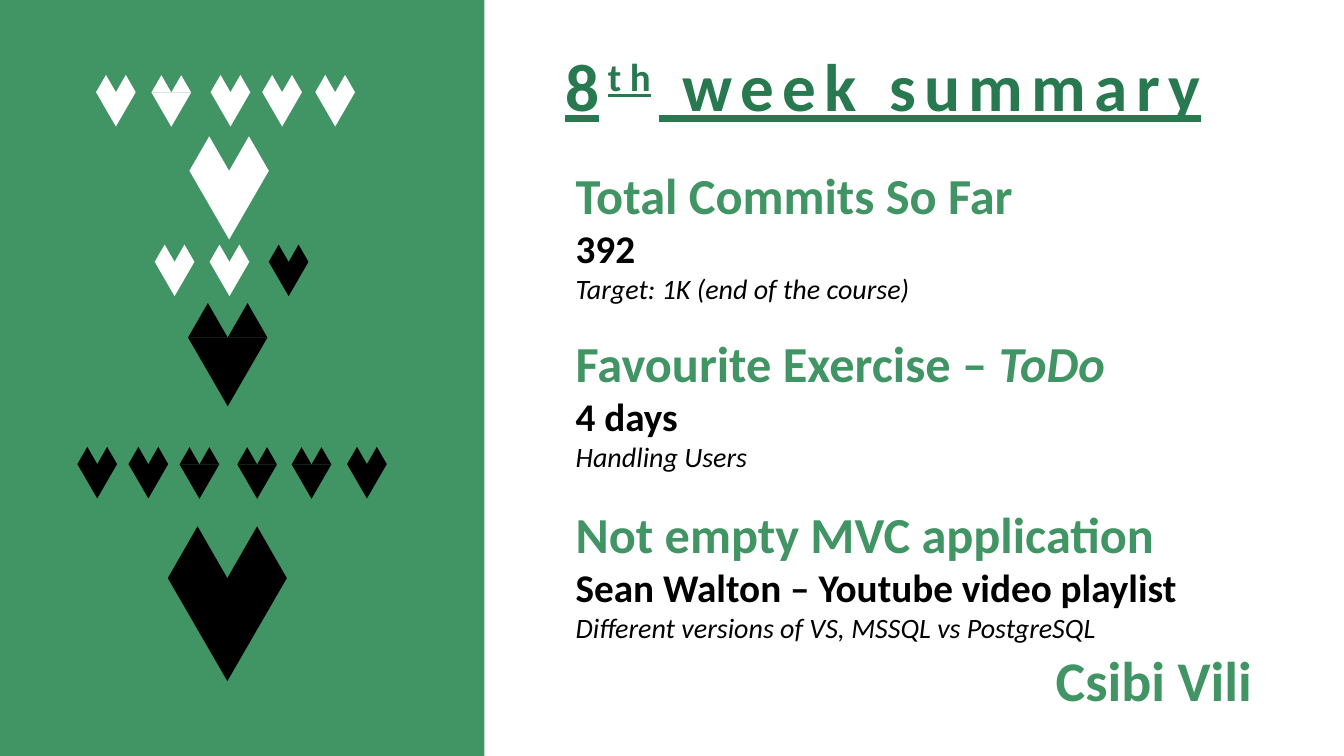
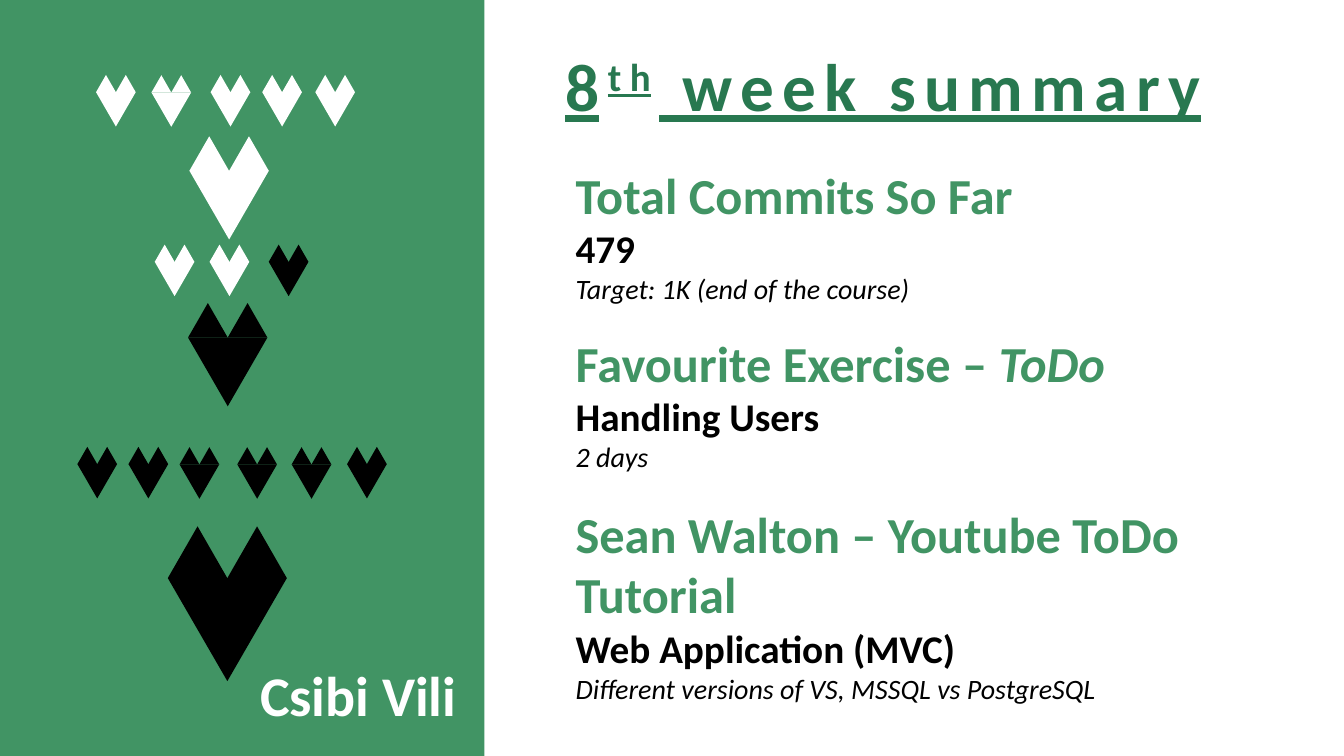
Before and after one commit to green-fox-academy/csibivili, a slide deck: slide 1 of orientaionWeek-03/8thWeekPresentation.pptx. Drawn at 1344x756 pixels with LibreOffice and Linux fonts; fonts in the diff are those of the drawing. Boxes give left, top, right and bottom in pixels: in the first picture for what was removed or moved away, otherwise in the second. Text is boxed around its words. In the diff, an @@ line names an element or a change of style, - is before the commit and + after.

```diff
--- a/orientaionWeek-03/8thWeekPresentation.pptx
+++ b/orientaionWeek-03/8thWeekPresentation.pptx
@@ text at (576, 237, 635, 263): text changed @@
-392
+479
@@ text at (576, 403, 678, 437): paragraph removed @@
-4 days
@@ text at (576, 403, 819, 438): size 20 to 28 pt, bold on, italic off in "Handling Users" @@
@@ text at (576, 447, 1178, 669): text changed; size 28 to 36 pt; text colour #000000 to #419464 @@
-Not empty MVC application
-Sean Walton – Youtube video playlist
+2 days
+Sean Walton – Youtube ToDo Tutorial
+Web Application (MVC)
@@ text "Csibi Vili": place and size @@
-text "Csibi Vili" at (1056, 661, 1252, 702)
+text "Csibi Vili" at (260, 676, 456, 717)
@@ text "Csibi Vili" at (260, 676, 456, 717): text colour #419464 to #FFFFFF @@
```
Also in this commit, not shown: 5 slides added, 4 slides removed.
